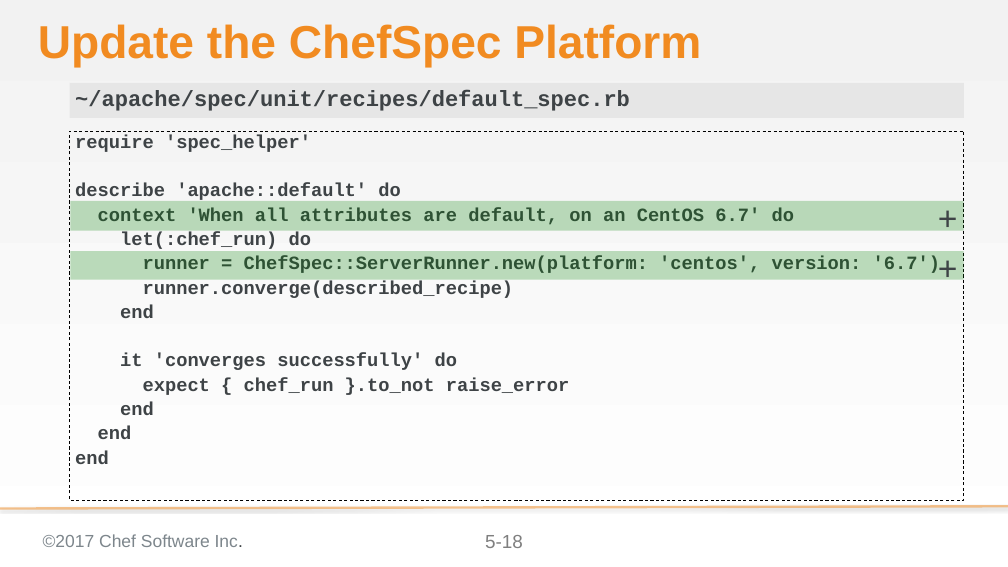
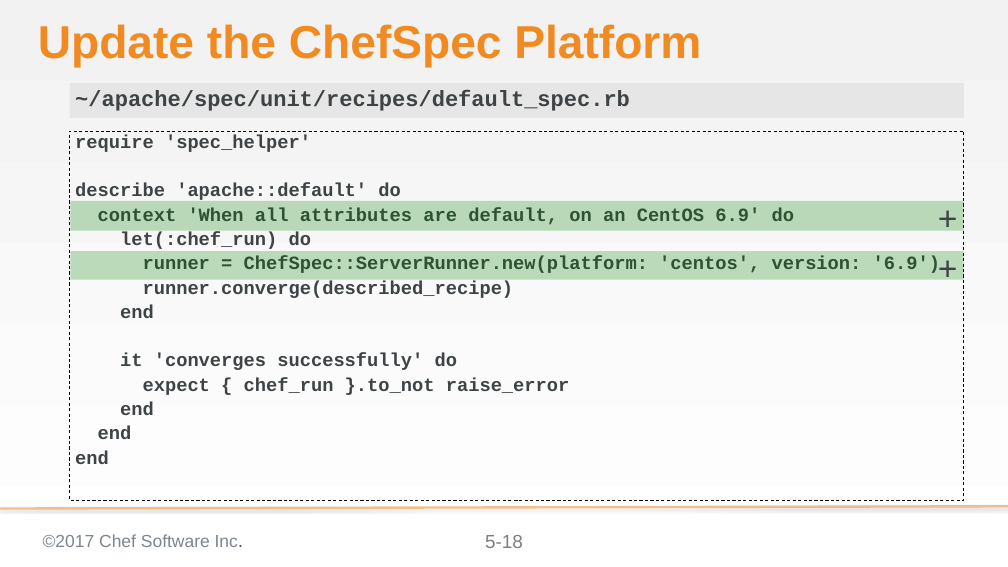
Before and after one commit to ericheiser/chef-intermediate, a slide deck: slide 18 of 05-faster_feedback_with_unit_testing.pptx. Drawn at 1008x567 pixels with LibreOffice and Linux fonts; fonts in the diff are those of the drawing; background and template pictures are left out. Boxes give left, top, right and bottom in pixels: in the first picture for what was removed or moved away, otherwise in the second. Text is boxed around its words. In the diff, an @@ line names an element or a change of style, - is before the commit and + after.

Commit message:
Mod 5: changed centos 6.7 to 6.9

```diff
--- a/05-faster_feedback_with_unit_testing.pptx
+++ b/05-faster_feedback_with_unit_testing.pptx
@@ text at (x1=98, y1=208, x2=794, y2=224): text changed @@
-context 'When all attributes are default, on an CentOS 6.7' do
+context 'When all attributes are default, on an CentOS 6.9' do
@@ text at (x1=143, y1=256, x2=940, y2=273): text changed @@
-runner = ChefSpec::ServerRunner.new(platform: 'centos', version: '6.7')
+runner = ChefSpec::ServerRunner.new(platform: 'centos', version: '6.9')
```
Also in this commit, not shown: 5 other slides changed.
